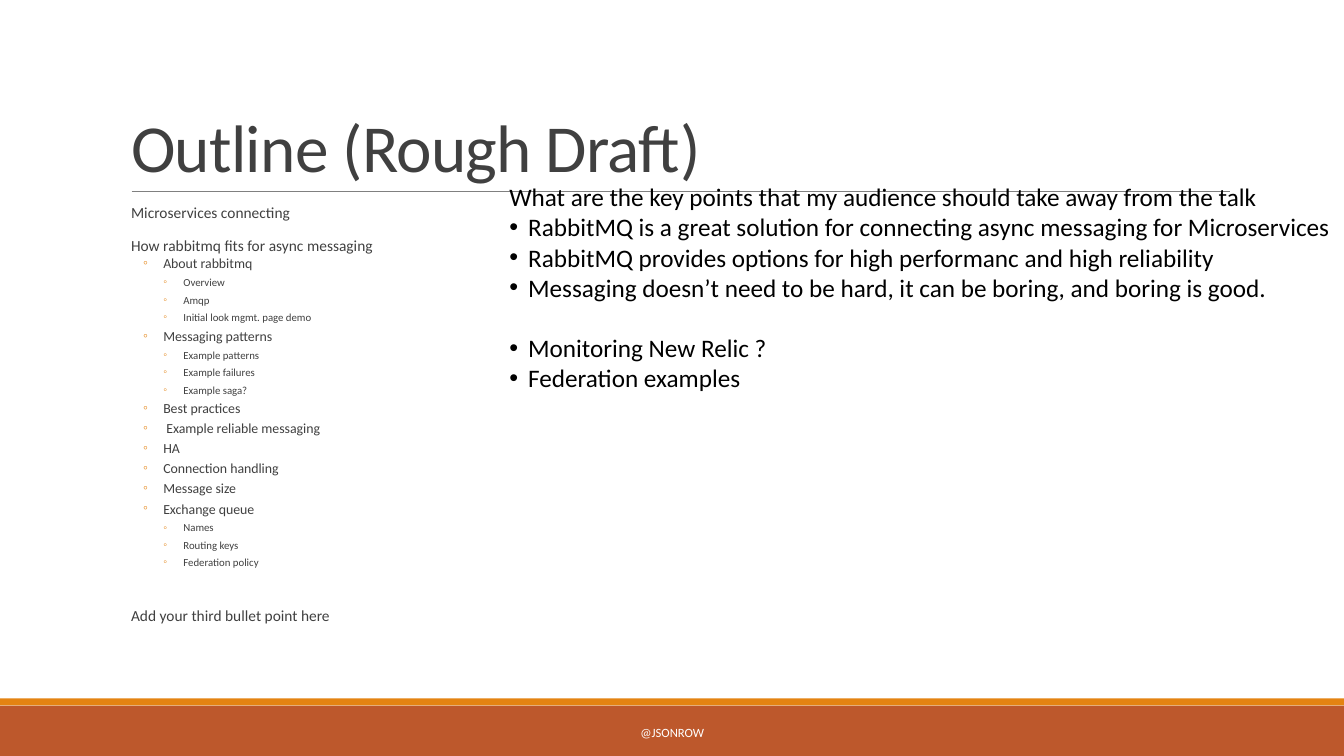
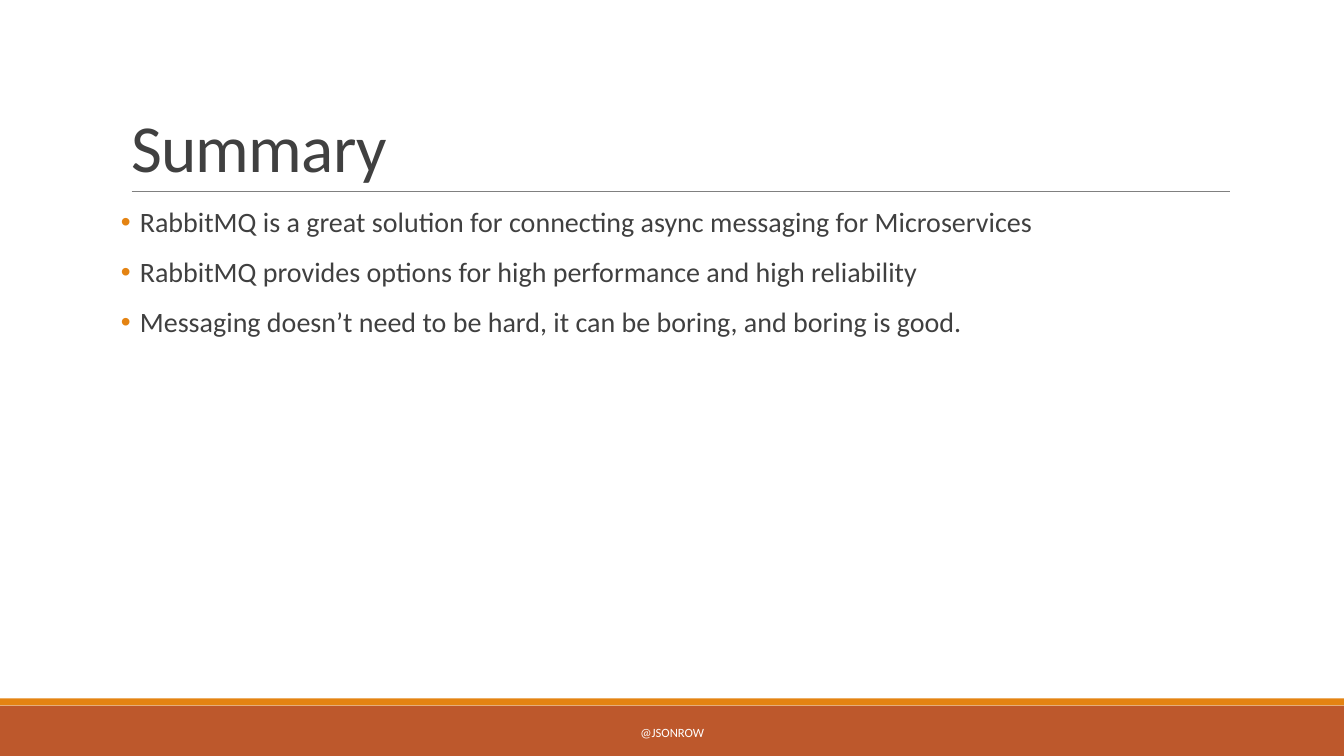
Before and after one commit to JasonRowe/TCCC23, a slide deck: slide 24 of Microservice_plumbing_with_RabbitMQ.pptx (slide 26 before the commit). Drawn at 1344x756 pixels with LibreOffice and Linux fonts; fonts in the diff are those of the drawing. Boxes give left, top, right and bottom in pixels: in the first picture for what was removed or moved away, otherwise in the second. Text is boxed around its words. In the diff, an @@ line names an element or a change of style, - is before the commit and + after.

Commit message:
ppt work

```diff
--- a/Microservice_plumbing_with_RabbitMQ.pptx
+++ b/Microservice_plumbing_with_RabbitMQ.pptx
@@ title at [131, 128, 387, 183]: text changed @@
-Outline (Rough Draft)
+Summary
@@ text removed at [509, 188, 1329, 391] @@
-What are the key points that my audience should take away from the talk
-• RabbitMQ is a great solution for connecting async messaging for Microservices
-• RabbitMQ provides options for high performanc and high reliability
-• Messaging doesn’t need to be hard, it can be boring, and boring is good.
-• Monitoring New Relic ?
-• Federation examples
@@ text at [140, 212, 1032, 337]: text changed; size 9.9 to 20 pt @@
-  Microservices connecting
-  How rabbitmq fits for async messaging
-  ◦ About rabbitmq
-    ◦ Overview
-    ◦ Amqp
-    ◦ Initial look mgmt. page demo
-  ◦ Messaging patterns
-    ◦ Example patterns
-    ◦ Example failures
-    ◦ Example saga?
-  ◦ Best practices
-  ◦ Example reliable messaging
-  ◦ HA
-  ◦ Connection handling
-  ◦ Message size
-  ◦ Exchange queue
-    ◦ Names
-    ◦ Routing keys
-    ◦ Federation policy
-  Add your third bullet point here
+• RabbitMQ is a great solution for connecting async messaging for Microservices
+• RabbitMQ provides options for high performance and high reliability
+• Messaging doesn’t need to be hard, it can be boring, and boring is good.
```
Also in this commit, not shown: 10 other slides changed, 3 slides added, 11 slides removed, 5 other files.
